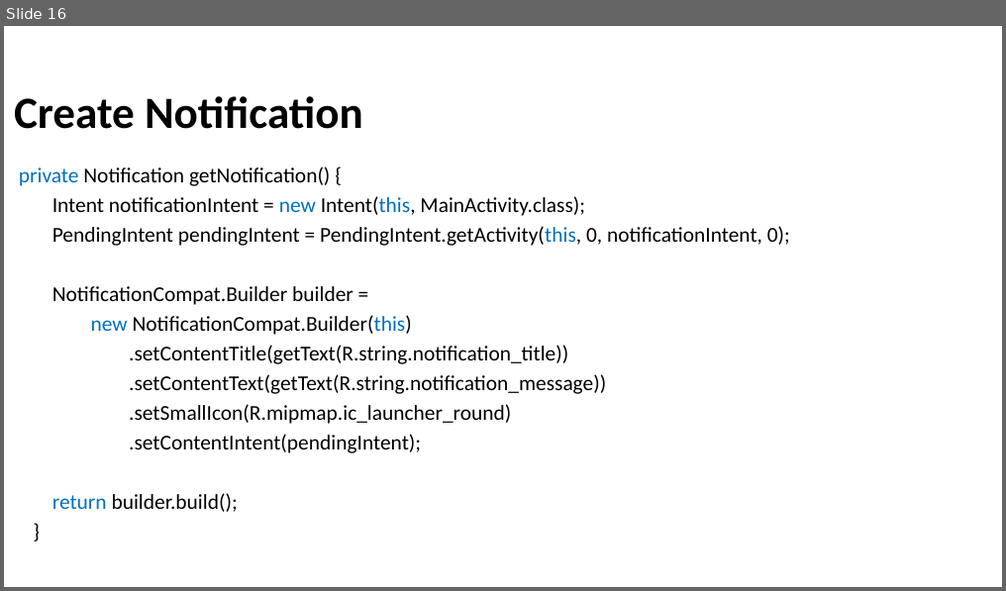
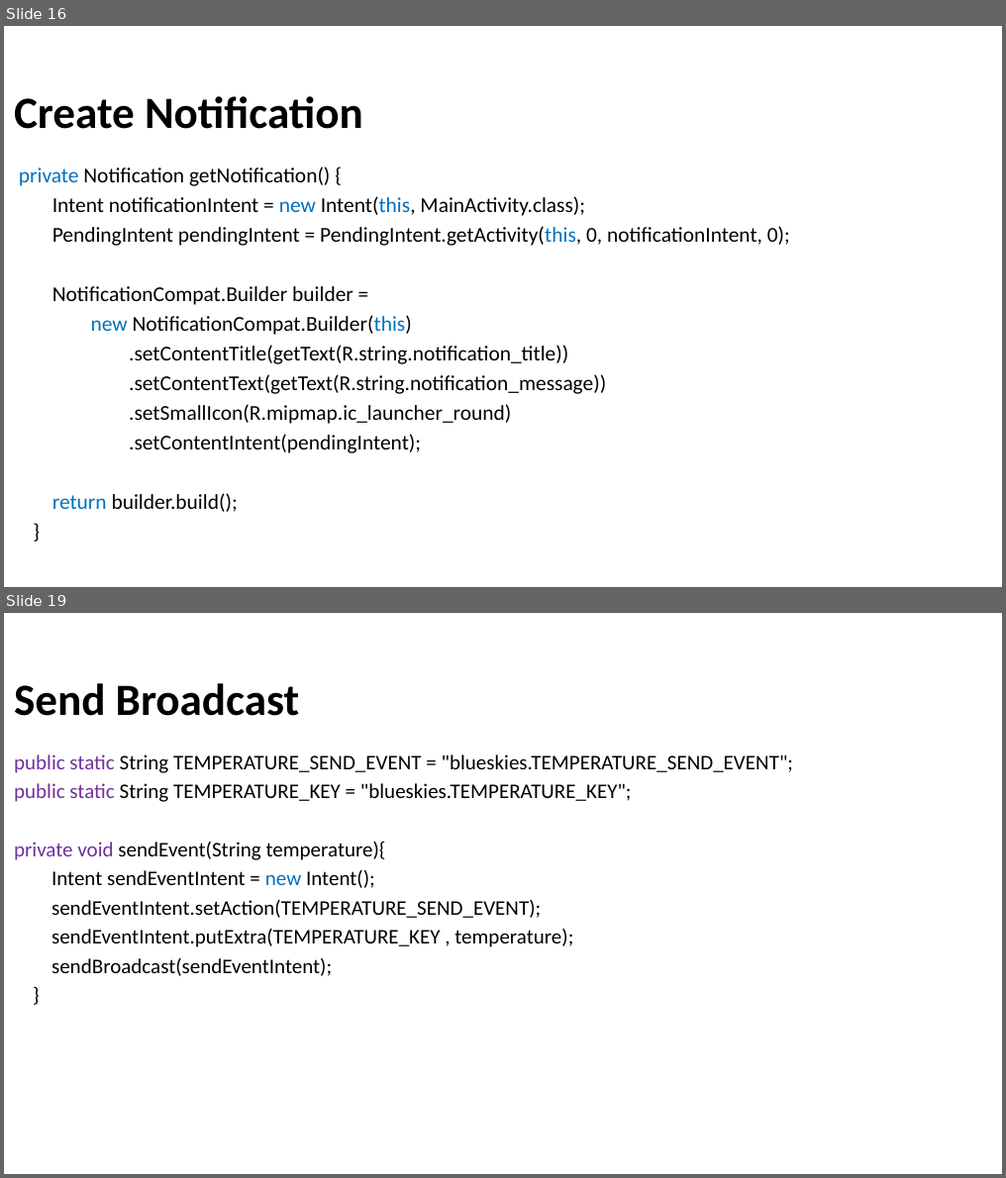
Before and after one commit to Batch-xx/Android-Lunch-Learn, a slide deck: slides/Services_Settings.pptx. Shown one above the other, each under a label of ours: slide 16 before the commit, slides 16 and 19 after it; the slides between them are not shown. The pictures are 1006x591 and 1006x1178 pixels, drawn with LibreOffice and Linux fonts; fonts in the diff are those of the drawing; background and template pictures are left out. Boxes give left, top, right and bottom in pixels: in the first picture for what was removed or moved away, otherwise in the second. Text is boxed around its words. In the diff, an @@ line names an element or a change of style, - is before the commit and + after.

Commit message:
added broadcast

```diff
--- a/slides/Services_Settings.pptx
+++ b/slides/Services_Settings.pptx
@@ slide 19 added at (4,613,1002,1174), background picture (left out) @@
@@ title added at (14,683,299,716), 43 pt, text #000000, bold @@
+Send Broadcast
@@ text added at (14,755,793,976), 20 pt, text #000000 @@
+public static String TEMPERATURE_SEND_EVENT = "blueskies.TEMPERATURE_SEND_EVENT";
+public static String TEMPERATURE_KEY = "blueskies.TEMPERATURE_KEY";
+private void sendEvent(String temperature){
+Intent sendEventIntent = new Intent();
+sendEventIntent.setAction(TEMPERATURE_SEND_EVENT);
+sendEventIntent.putExtra(TEMPERATURE_KEY , temperature);
+sendBroadcast(sendEventIntent);
+}
```
Also in this commit, not shown: 1 slide changed, 2 other slides added, 2 other files.
